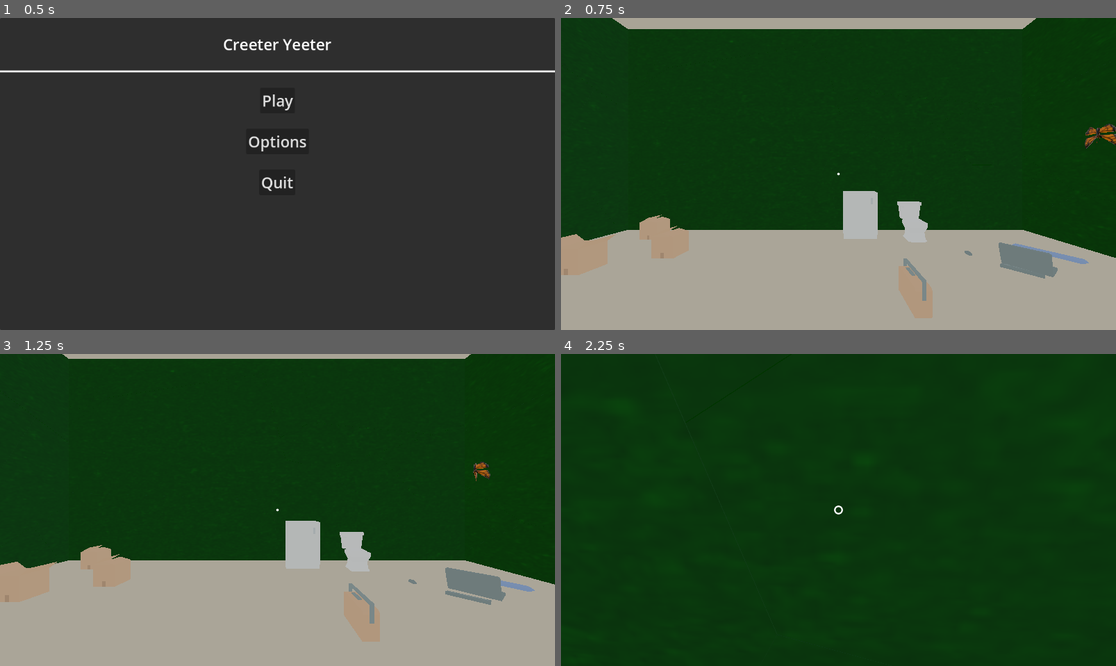
Above: before the commit, frames 1-4 (two rows, left to right).
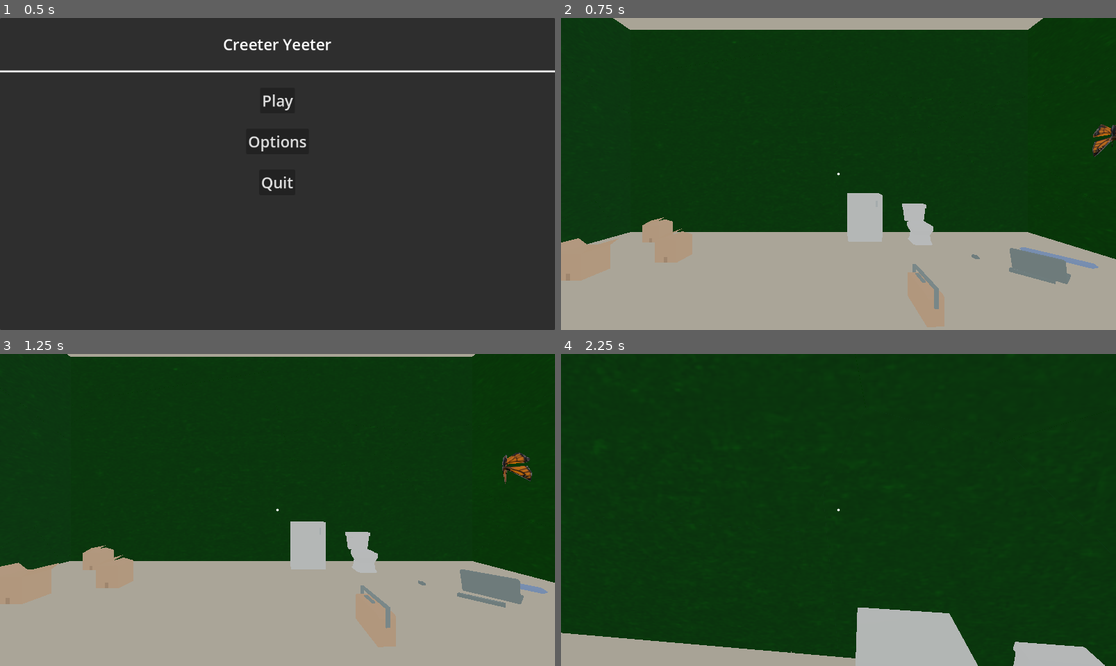
Above: after the commit, the same moments.

Repository: rcorre/wildjam84
Game: Godot game, scene res://menus/title/Title.tscn
Two runs of this game, one before a commit and one after it. Both use one fixed random seed, a clock stepped at 60 frames per second and the inputs below.
Inputs (mouse positions are in pixels of both pictures, inside the frame that each line leads up to):
- Up to frame 1 (0.5 s): no input
- Up to frame 2 (0.75 s): click "Play" at 0.5 s
- Up to frame 3 (1.25 s): no input
- Up to frame 4 (2.25 s): tap Enter at 1.25 s; move the mouse to (866, 510) at 1.27 s; hold Right mouse button (drop) 1.28-2.03 s; hold W (forward) from 1.28 s (still down); tap Space (jump) at 1.52 s; move the mouse to (810, 510) at 2.02 s; click (810, 510) at 2.1 s

Frame 1 is identical in both runs. In frame 2, 3.6% of the frame differs, in the area x 0-100%, y 0-100%; in frame 3, 3.6%; in frame 4, 7.9%, in the area x 0-98%, y 48-100%.

Commit message:
Make butterfly bigger and slower

Diff:
--- a/scenes/Bugs/Butterfly/Butterfly.tscn
+++ b/scenes/Bugs/Butterfly/Butterfly.tscn
@@ -30,8 +30,12 @@
 floor_max_angle = 3.14159
 script = ExtResource("2_47vs3")
 health = 25
+speed = 1.5
 max_move_secs = 3.0
 move_chance = 0.75
+
+[node name="butterfly_root" parent="." index="0"]
+transform = Transform3D(1.5, 0, 0, 0, 1.5, 0, 0, 0, 1.5, 0, 0, 0)
 
 [node name="Skeleton3D" parent="butterfly_root" index="0"]
 bones/3/rotation = Quaternion(-0.0229996, 0.00129381, 0.346822, 0.937648)
@@ -49,7 +53,7 @@
 max_distance = 20.0
 
 [node name="CollisionShape3D" type="CollisionShape3D" parent="." index="4"]
-transform = Transform3D(-4.37114e-08, 1, 0, -1, -4.37114e-08, 0, 0, 0, 1, 0.00109862, 0.110557, 0.0226135)
+transform = Transform3D(-6.55671e-08, 1.5, 0, -1.5, -6.55671e-08, 0, 0, 0, 1.5, 0.00109862, 0.110557, 0.0226135)
 shape = SubResource("BoxShape3D_ybh7j")
 
 [node name="SplatParticles" type="CPUParticles3D" parent="." index="5"]
